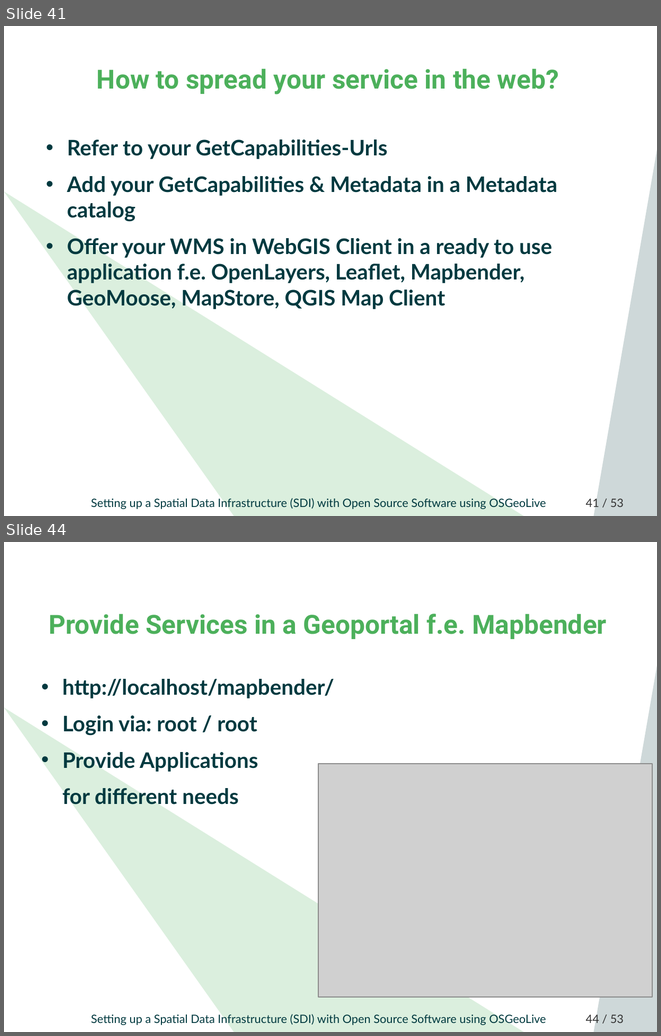
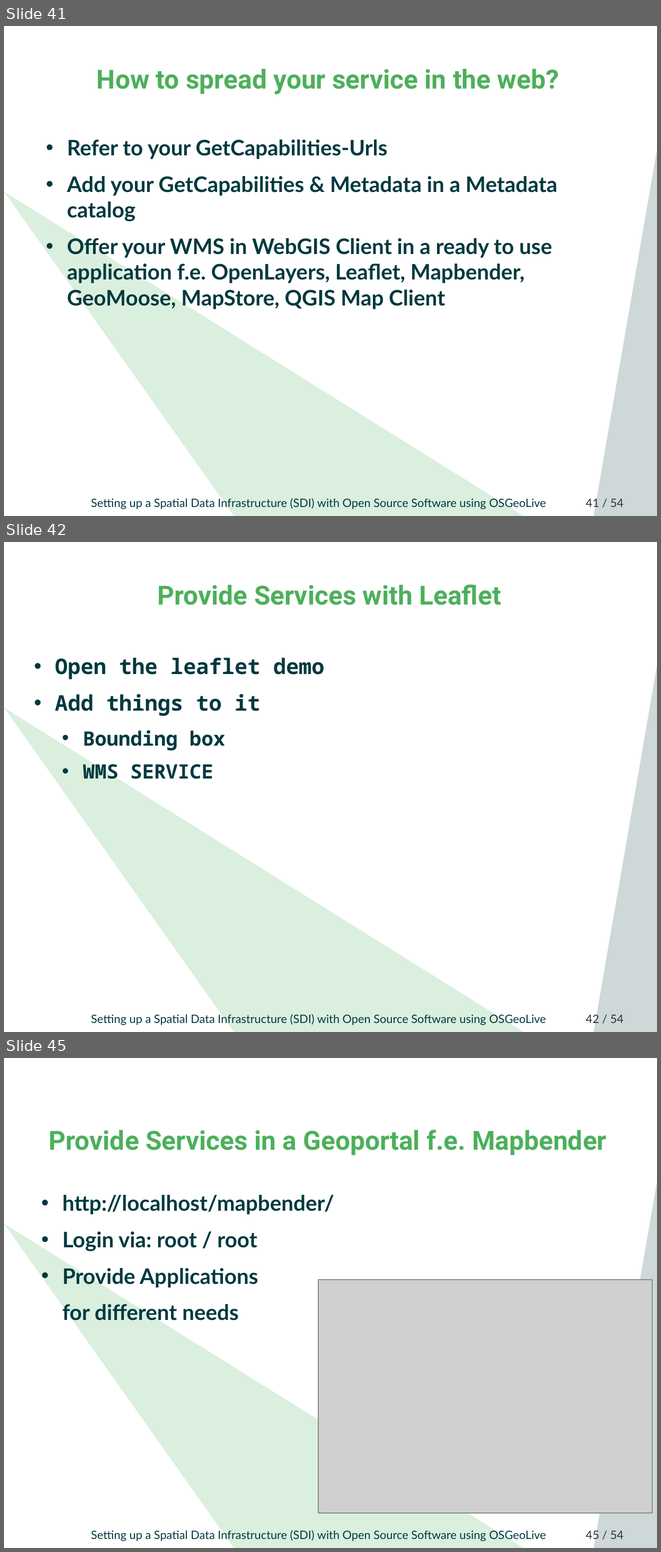
Before and after one commit to astroidex/foss4g-2019-workshop-sdi-with-osgeolive, a slide deck: FOSS4G_2019_SDI_OSGeoLive_Workshop.odp. Shown one above the other, each under a label of ours: slides 41 and 44 before the commit, slides 41, 42 and 45 after it; the slides between them are not shown. The pictures are 661x1036 and 661x1552 pixels, drawn with LibreOffice and Linux fonts; fonts in the diff are those of the drawing; grey boxes stand for pictures; background and template pictures are left out. Boxes give left, top, right and bottom in pixels: in the first picture for what was removed or moved away, otherwise in the second. Text is boxed around its words. In the diff, an @@ line names an element or a change of style, - is before the commit and + after.

```diff
--- a/FOSS4G_2019_SDI_OSGeoLive_Workshop.odp
+++ b/FOSS4G_2019_SDI_OSGeoLive_Workshop.odp
@@ slide 42 added at [4,542,657,1032], background #FFFFFF; not listed: 4 template elements that a slide beside it also shows @@
@@ title added at [157,584,501,605], 32 pt, text #4CB05B, bold @@
+Provide Services with Leaflet
@@ text added at [55,658,325,779], 26 pt, text #00393F, bold @@
+• Open the leaflet demo
+• Add things to it
+  • Bounding box
+  • WMS SERVICE
@@ page number at [586,497,624,509]: text changed @@
-41 / 53
+41 / 54
@@ what was slide 44 is now slide 45 @@
@@ page number at [586,1529,624,1541]: text changed @@
-44 / 53
+45 / 54
```
Also in this commit, not shown: 11 slides changed, 1 other slide added, 1 slide removed, 1 other file.
